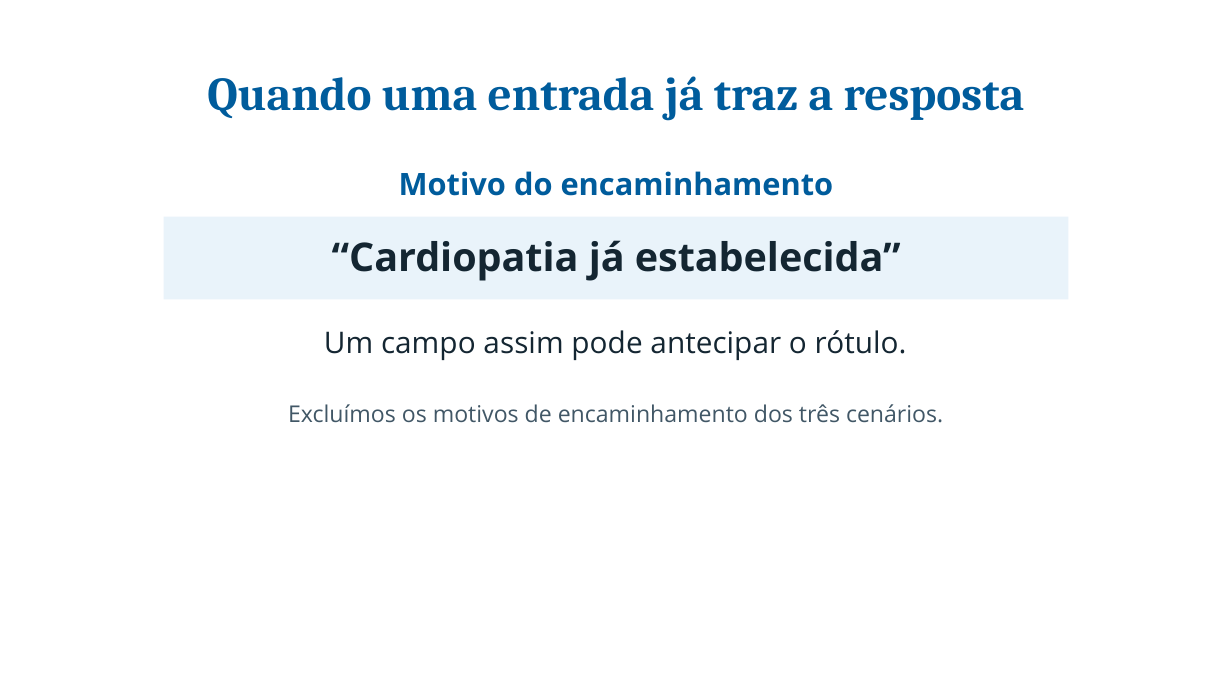
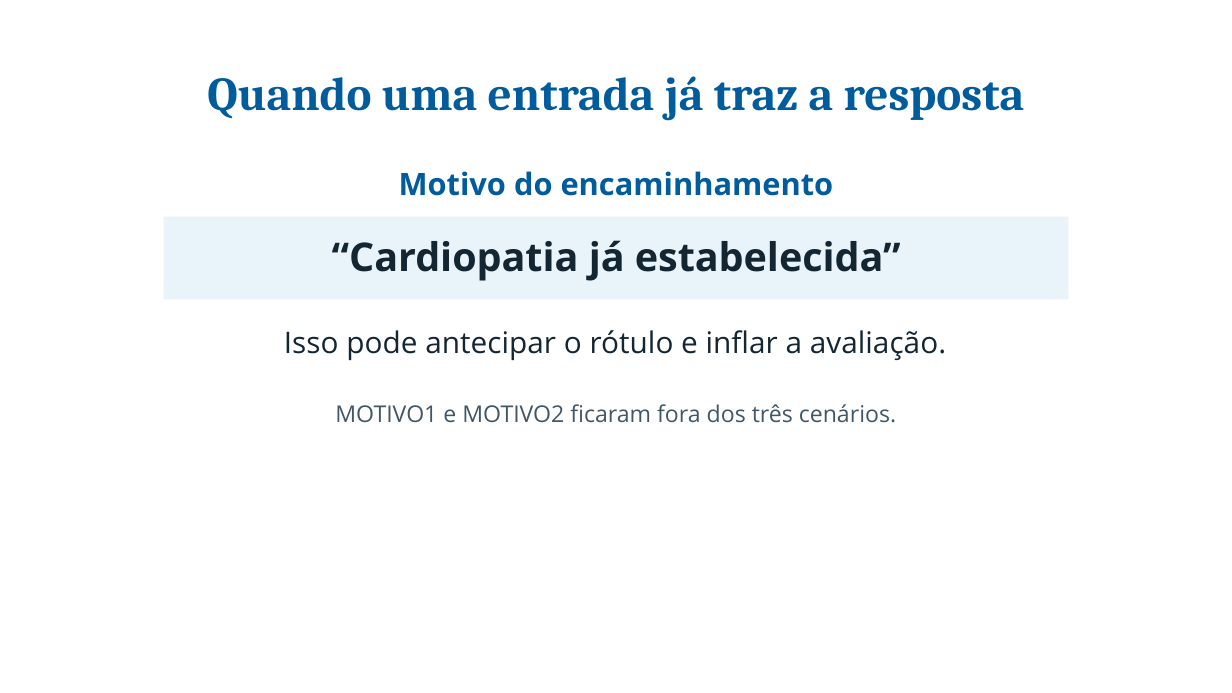
Before and after one commit to pedroafm06/Data-Mining, a slide deck: slide 5 of presentation/a2_inf/output/Apresentacao_A2_INF.pptx. Drawn at 1232x693 pixels with LibreOffice and Linux fonts; fonts in the diff are those of the drawing; background and template pictures are left out. Boxes give left, top, right and bottom in pixels: in the first picture for what was removed or moved away, otherwise in the second. Text is boxed around its words. In the diff, an @@ line names an element or a change of style, - is before the commit and + after.

```diff
--- a/presentation/a2_inf/output/Apresentacao_A2_INF.pptx
+++ b/presentation/a2_inf/output/Apresentacao_A2_INF.pptx
@@ text at (284, 330, 946, 360): text changed @@
-Um campo assim pode antecipar o rótulo.
+Isso pode antecipar o rótulo e inflar a avaliação.
@@ text at (335, 404, 896, 423): text changed @@
-Excluímos os motivos de encaminhamento dos três cenários.
+MOTIVO1 e MOTIVO2 ficaram fora dos três cenários.
```
Also in this commit, not shown: 13 other slides changed, 2 slides added, 6 other files.
